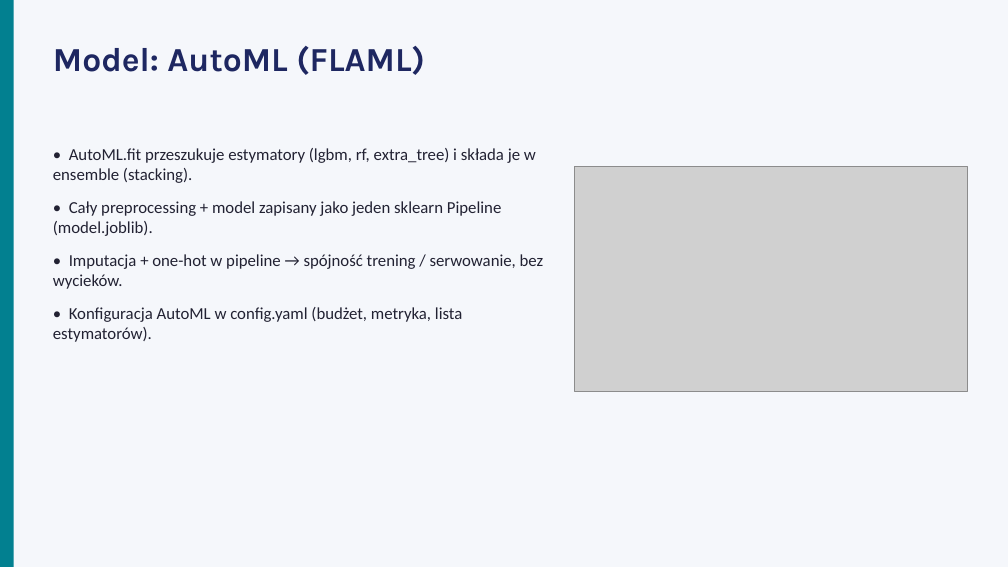
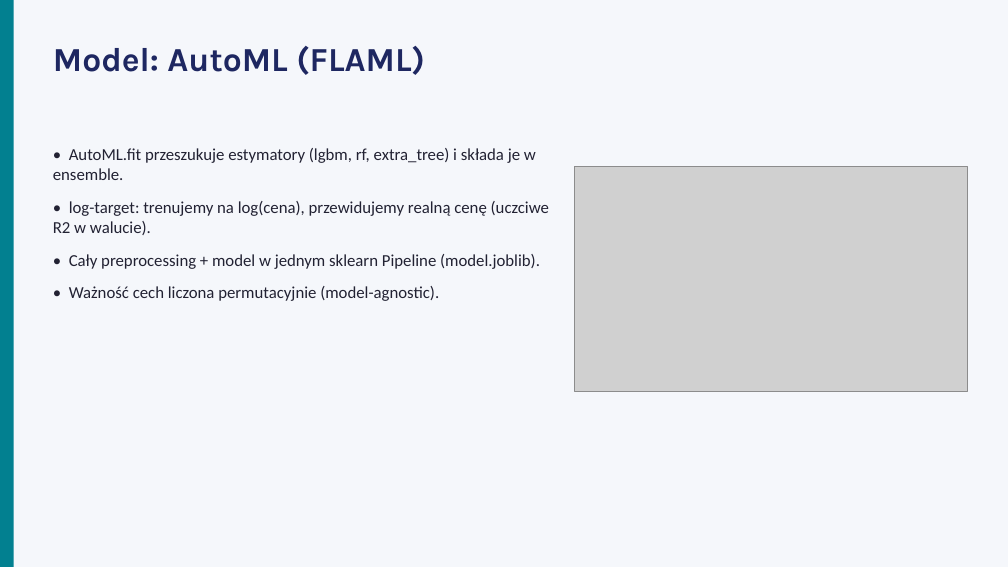
Before and after one commit to nimzoi/SUML-project, a slide deck: slide 5 of slides.pptx. Drawn at 1008x567 pixels with LibreOffice and Linux fonts; fonts in the diff are those of the drawing; grey boxes stand for pictures. Boxes give left, top, right and bottom in pixels: in the first picture for what was removed or moved away, otherwise in the second. Text is boxed around its words. In the diff, an @@ line names an element or a change of style, - is before the commit and + after.

```diff
--- a/slides.pptx
+++ b/slides.pptx
@@ text at [53,148,549,301]: text changed @@
-• AutoML.fit przeszukuje estymatory (lgbm, rf, extra_tree) i składa je w ensemble (stacking).
-• Cały preprocessing + model zapisany jako jeden sklearn Pipeline (model.joblib).
-• Imputacja + one-hot w pipeline → spójność trening / serwowanie, bez wycieków.
-• Konfiguracja AutoML w config.yaml (budżet, metryka, lista estymatorów).
+• AutoML.fit przeszukuje estymatory (lgbm, rf, extra_tree) i składa je w ensemble.
+• log-target: trenujemy na log(cena), przewidujemy realną cenę (uczciwe R2 w walucie).
+• Cały preprocessing + model w jednym sklearn Pipeline (model.joblib).
+• Ważność cech liczona permutacyjnie (model-agnostic).
```
Also in this commit, not shown: 7 other slides changed, 2 slides added, 2 slides removed, 8 other files.
